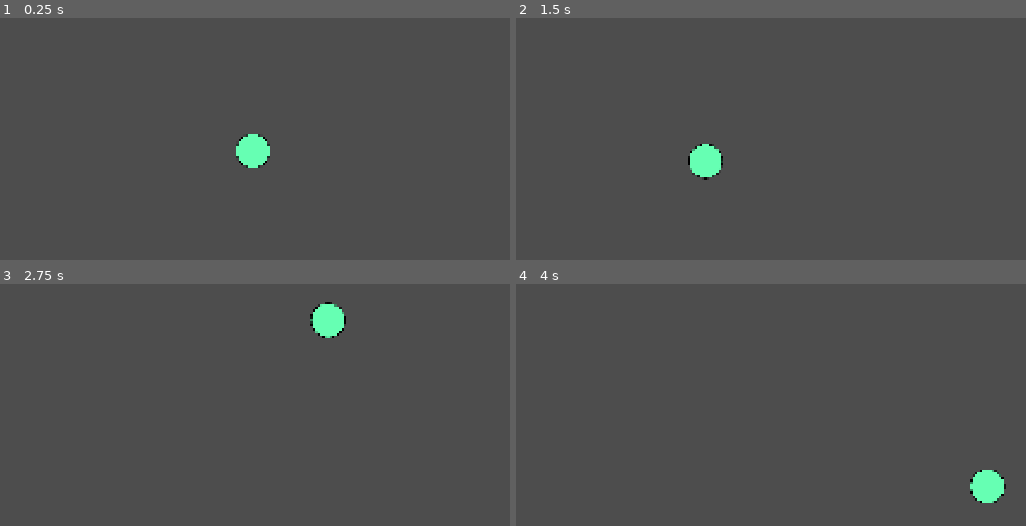
Above: before the commit, frames 1-4 (two rows, left to right).
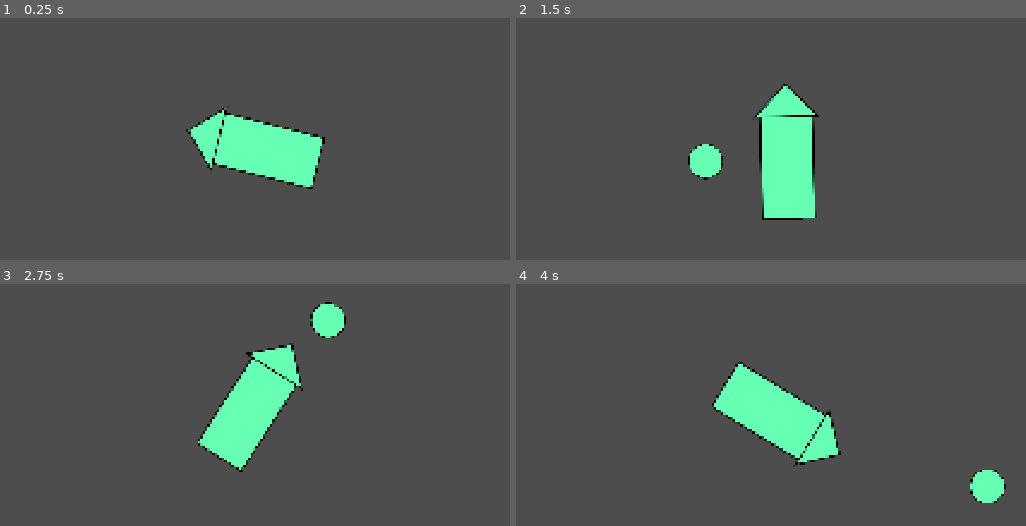
Above: after the commit, the same moments.

Repository: onebobtwobobredbobbluebob/dot-dodge-game
Game: Godot game, scene res://world/world.tscn
Two runs of this game, one before a commit and one after it. Both use one fixed random seed, a clock stepped at 60 frames per second and the inputs below.
Inputs (mouse positions are in pixels of both pictures, inside the frame that each line leads up to):
- Up to frame 1 (0.25 s): no input
- Up to frame 2 (1.5 s): tap Enter at 0.5 s; move the mouse to (944, 129) at 0.52 s; hold Right 0.53-1.28 s; tap Alt at 0.6 s; click (944, 129) at 0.67 s; move the mouse to (607, 172) at 1.27 s; hold Down from 1.28 s (still down); tap Shift at 1.35 s
- Up to frame 3 (2.75 s): move the mouse to (331, 317) at 2.02 s; release Down at 2.03 s; hold Right from 2.03 s (still down); tap Alt at 2.1 s
- Up to frame 4 (4 s): move the mouse to (730, 506) at 2.77 s; release Right at 2.78 s; hold Up 2.78-3.53 s; tap Shift at 2.85 s; click (730, 506) at 2.92 s; move the mouse to (1010, 484) at 3.52 s; hold Left from 3.53 s (still down); tap Alt at 3.6 s

The runs differ from the first frame. In frame 1, 4.7% of the frame differs, in the area x 36-64%, y 36-71%; in frame 2, 5.4%, in the area x 46-60%, y 27-84%; in frame 3, 5.4%; in frame 4, 5.4%.

Commit message:
added an enemy with basic movement

Diff:
--- /dev/null
+++ b/assets/costume3.svg
@@ -0,0 +1 @@
+<svg version="1.1" xmlns="http://www.w3.org/2000/svg" xmlns:xlink="http://www.w3.org/1999/xlink" width="162.59903" height="326.26219" viewBox="0,0,162.59903,326.26219"><g transform="translate(-158.70049,-16.50647)"><g stroke="#000000" stroke-width="3.5" stroke-miterlimit="10"><path d="M177.5,341.01866v-255h125v255z" fill="#66ffb3"/><path d="M240,18.98134l77.07464,77.07464h-154.14928z" fill="#66ffb3"/></g></g></svg><!--rotationCenter:81.29951288348661:163.49353352148634-->
--- /dev/null
+++ b/enemies/rocket.gd
@@ -0,0 +1,8 @@
+extends CharacterBody2D
+
+
+func _process(delta: float) -> void:
+	var target_rotation = position.direction_to(GameState.player.position).normalized().angle()
+	lerp(rotation, target_rotation, 1 - pow(0.005, delta))
+	rotation = lerp_angle(rotation, target_rotation, 1 - pow(0.005, delta))
+	position += transform.x
--- /dev/null
+++ b/enemies/rocket.tscn
@@ -0,0 +1,19 @@
+[gd_scene format=3 uid="uid://bjiycc2ry3noy"]
+
+[ext_resource type="Script" uid="uid://fxq05kkohn0k" path="res://enemies/rocket.gd" id="1_1vlv1"]
+[ext_resource type="Texture2D" uid="uid://bech0kr5hwn01" path="res://assets/costume3.svg" id="1_41qqi"]
+
+[sub_resource type="RectangleShape2D" id="RectangleShape2D_20you"]
+size = Vector2(100, 242)
+
+[node name="Rocket" type="CharacterBody2D" unique_id=98249588]
+script = ExtResource("1_1vlv1")
+
+[node name="Sprite2D" type="Sprite2D" parent="." unique_id=1788852838]
+rotation = 1.5707964
+texture = ExtResource("1_41qqi")
+
+[node name="CollisionShape2D" type="CollisionShape2D" parent="." unique_id=1689828646]
+position = Vector2(-22, 0)
+rotation = 1.5707964
+shape = SubResource("RectangleShape2D_20you")
--- a/global/game_state.gd
+++ b/global/game_state.gd
@@ -2,3 +2,4 @@
 
 const CENTER = Vector2(960, 540)
 var camera: Camera2D
+var player: CharacterBody2D
--- a/player/character_body_2d.gd
+++ b/player/player.gd
@@ -1,4 +1,7 @@
 extends CharacterBody2D
+
+func _ready() -> void:
+	GameState.player = self
 
 func _process(delta: float) -> void:
 	var x = get_global_mouse_position().x
--- a/player/player.tscn
+++ b/player/player.tscn
@@ -1,7 +1,7 @@
 [gd_scene format=3 uid="uid://dxh0pfwuagmd8"]
 
 [ext_resource type="Texture2D" uid="uid://cs15gi5rpyhj6" path="res://assets/costume2.svg" id="1_oul6g"]
-[ext_resource type="Script" uid="uid://coj1643u2kjr7" path="res://player/character_body_2d.gd" id="1_rkbax"]
+[ext_resource type="Script" uid="uid://coj1643u2kjr7" path="res://player/player.gd" id="1_rkbax"]
 
 [sub_resource type="CircleShape2D" id="CircleShape2D_d5n2w"]
 radius = 601.25
--- a/world/world.tscn
+++ b/world/world.tscn
@@ -2,6 +2,7 @@
 
 [ext_resource type="PackedScene" uid="uid://dxh0pfwuagmd8" path="res://player/player.tscn" id="1_6xmxd"]
 [ext_resource type="Script" uid="uid://dqlm85akpbrf4" path="res://world/camera_2d.gd" id="1_tcf2h"]
+[ext_resource type="PackedScene" uid="uid://bjiycc2ry3noy" path="res://enemies/rocket.tscn" id="3_4717r"]
 
 [node name="World" type="Node2D" unique_id=556920693]
 
@@ -9,3 +10,5 @@
 script = ExtResource("1_tcf2h")
 
 [node name="Player" parent="." unique_id=759726213 instance=ExtResource("1_6xmxd")]
+
+[node name="Rocket" parent="." unique_id=98249588 instance=ExtResource("3_4717r")]
Not shown, added: assets/costume3.svg.import
Not shown, added: enemies/rocket.gd.uid
Renamed: player/character_body_2d.gd.uid -> player/player.gd.uid
